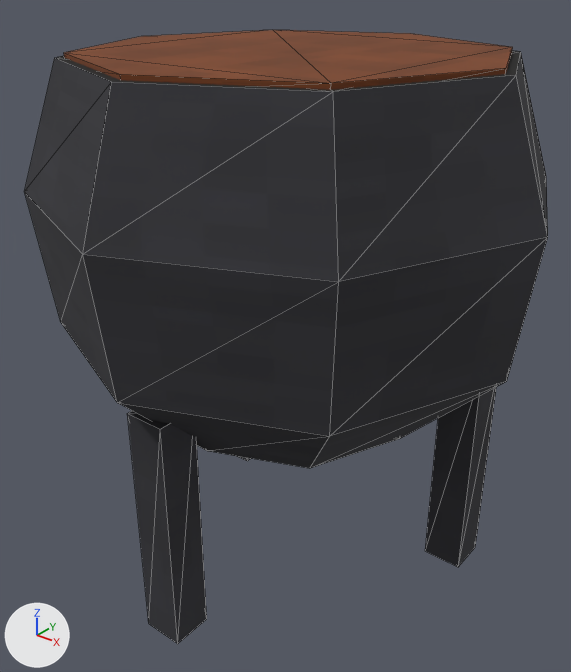
What one commit did to the glTF model public/models/props.glb.
Before and after are seen from a 50 mm camera at (-5.45, -0.2, 0.74) aimed at (-5.96, 0.43, 0.35). The axes (+X, +Y, +Z) are drawn at lower left. The lights are the same throughout. The first picture is the older version. Mesh edges are drawn as thin lines. Vertices at exactly the same position are counted once.

Objects in the first picture: 'Station_Pot', 'Station_PotStew'.
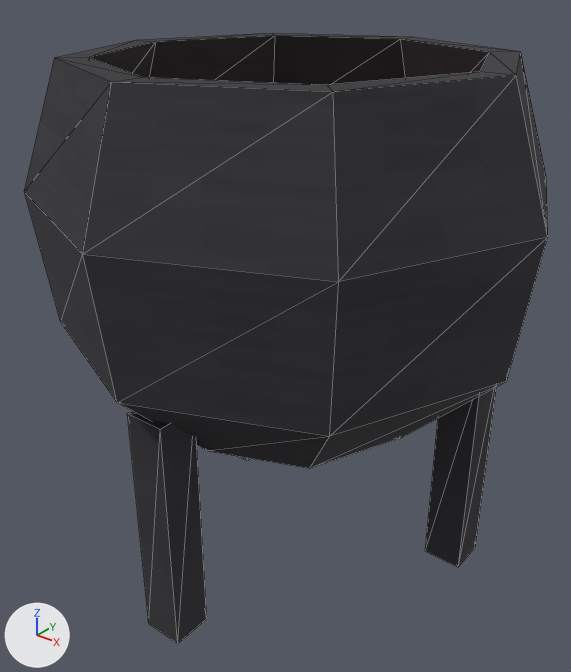
Boxes (x1, y1, x2, y2) around the edits, measured in the pictures (571 x 672 px):
'Station_Pot', reshaped
    before: (24, 51, 548, 644)
    after: (24, 33, 548, 644)
'Station_PotStew', moved, rescaled (not visible afterwards)
    before: (64, 30, 513, 90)
part 1 of me_station_pot_049, cut back
    before: (56, 51, 521, 92)
    after: (56, 33, 521, 92)

The change, as a diff of the scene's bpy script:
```diff
--- a/public/models/props.glb.py
+++ b/public/models/props.glb.py
@@ me_station_pot_049 @@
 # used by ob_station_pot; location = (0.0, 0.0, 0.0)
-me_station_pot_049.from_pydata(...)  # 56 vertices, 96 faces; spans x -6.3..-5.7, y 0.2..0.8, z 0.0..0.64
+me_station_pot_049.from_pydata(...)  # 80 vertices, 144 faces; spans x -6.3..-5.7, y 0.2..0.8, z 0.0..0.64
+# me_station_pot_049 part 1
+# 6 faces are deleted
+# 24 vertices are added at x -6.26..-5.74, y 0.24..0.76, z 0.38..0.64
+# 48 new faces join them, mat_t_iron (picture img_t_iron)
+# 6 new faces join them, mat_t_soot (picture img_t_soot)
 me_station_pot_049.materials.append(mat_t_iron)
@@ me_station_potstew_049 @@
 # used by ob_station_potstew; location = (0.0, 0.0, 0.0)
-me_station_potstew_049.from_pydata(...)  # 16 vertices, 28 faces; spans x -6.24..-5.76, y 0.26..0.74, z 0.63..0.645
+me_station_potstew_049.from_pydata(...)  # 16 vertices, 28 faces; spans x -6.25..-5.75, y 0.25..0.75, z 0.54..0.552
+# me_station_potstew_049 part 2: the whole mesh is scaled about its middle by (1.04, 1.04, 0.8), then moved by (0.0, 0.0, -0.091)
 me_station_potstew_049.materials.append(mat_t_stew)
```
